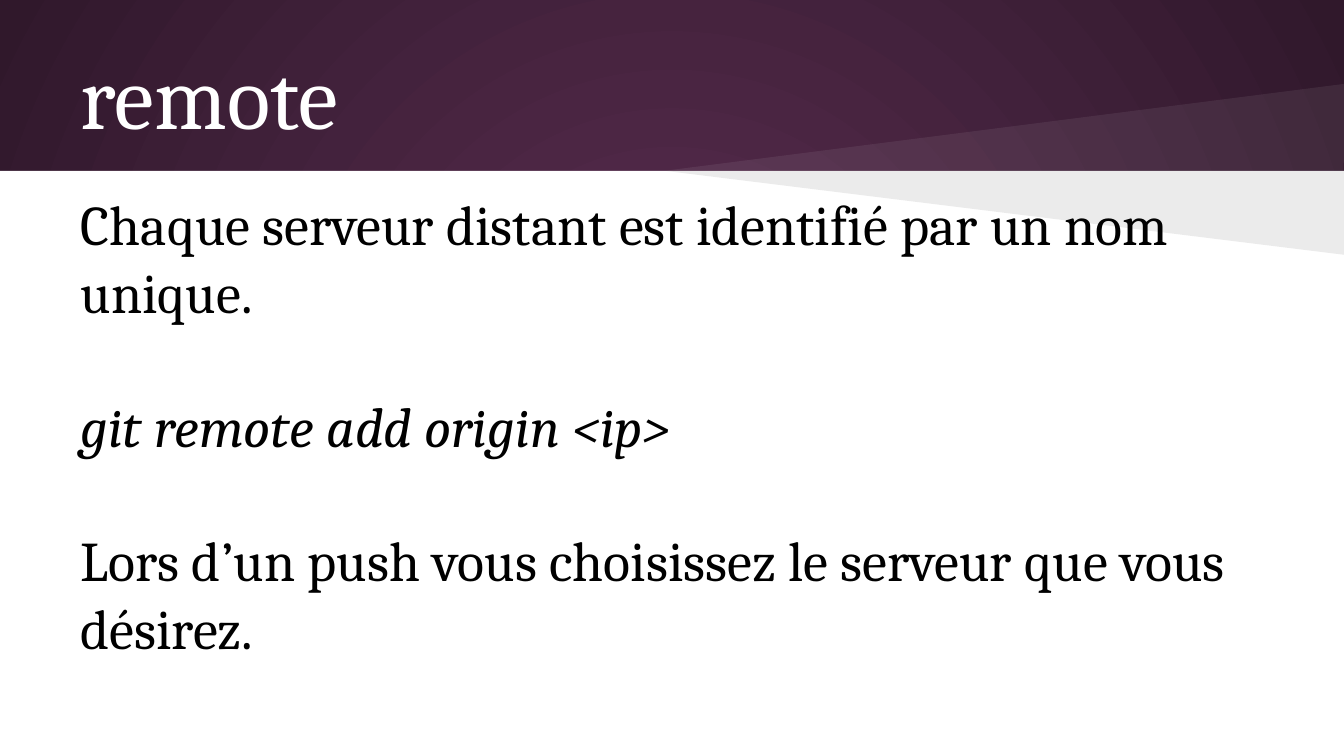
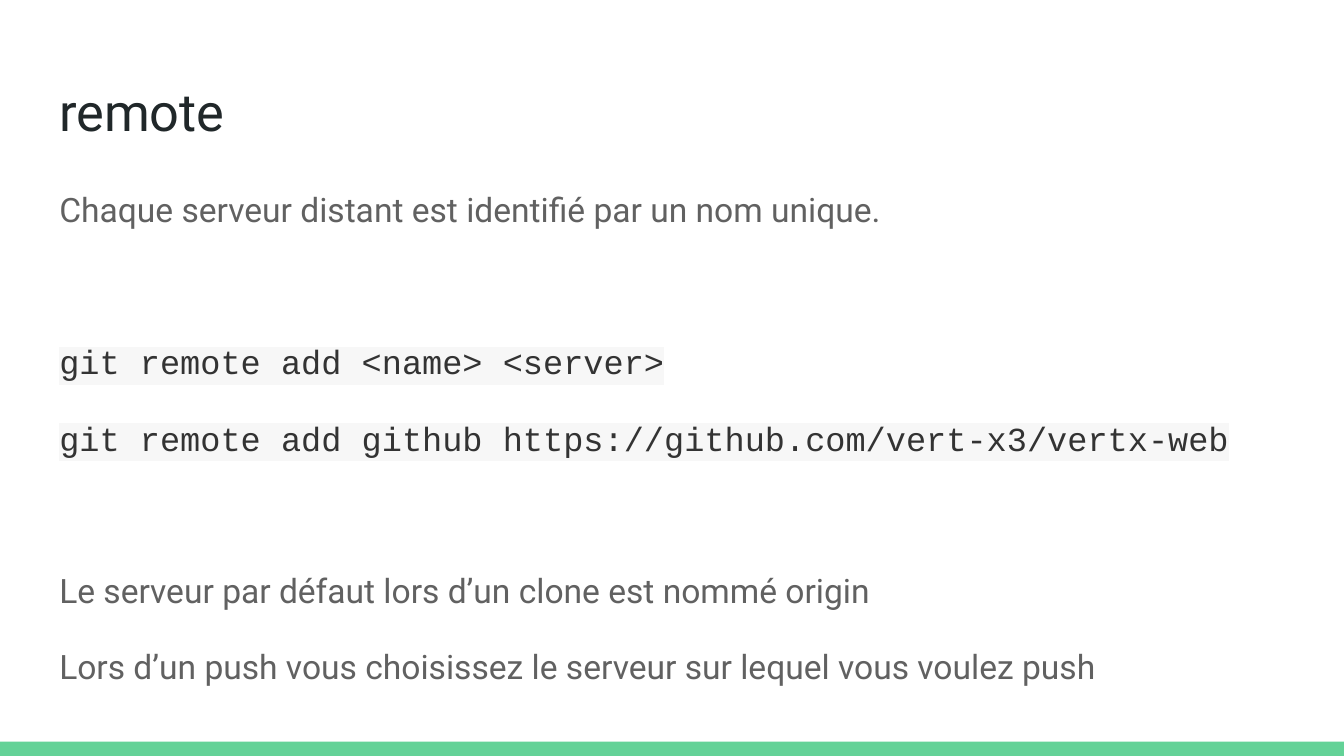
Before and after one commit to olivier-pitton/dant, a slide deck: slide 19 of git/Cours Git.pptx. Drawn at 1344x756 pixels with LibreOffice and Linux fonts; fonts in the diff are those of the drawing. Boxes give left, top, right and bottom in pixels: in the first picture for what was removed or moved away, otherwise in the second. Text is boxed around its words. In the diff, an @@ line names an element or a change of style, - is before the commit and + after.

```diff
--- a/git/Cours Git.pptx
+++ b/git/Cours Git.pptx
@@ background gradient #592D50 to #30182B to #FFFFFF @@
@@ title "remote" moved from (x1=81, y1=78, x2=338, y2=130) to (x1=59, y1=96, x2=224, y2=132) @@
@@ title "remote" at (x1=59, y1=96, x2=224, y2=132): size 48 to 28 pt, font Cambria to Roboto, text colour #FFFFFF to #202729; vertical alignment middle to top @@
@@ freeform shape removed at (x1=665, y1=83, x2=1344, y2=171) @@
@@ rectangle removed at (x1=0, y1=171, x2=1344, y2=755) @@
@@ text "Chaque serveur distant est identifié ..." moved from (x1=81, y1=205, x2=1225, y2=650) to (x1=59, y1=196, x2=1229, y2=686) @@
@@ freeform shape removed at (x1=665, y1=171, x2=1344, y2=254) @@
@@ text at (x1=59, y1=196, x2=880, y2=229): size 30 to 18 pt, font Cambria to Roboto, text colour #000000 to #616161 in "Chaque serveur distant est identifié par un ..."; line spacing 1 to 1.15; more space between paragraphs @@
@@ text at (x1=59, y1=350, x2=1229, y2=686): text changed; size 30 to 18 pt; font Cambria to Roboto; text colour #000000 to #616161 @@
-git remote add origin <ip>
-Lors d’un push vous choisissez le serveur que vous désirez.
+git remote add <name> <server>
+git remote add github https://github.com/vert-x3/vertx-web
+Le serveur par défaut lors d’un clone est nommé origin
+Lors d’un push vous choisissez le serveur sur lequel vous voulez push
@@ rectangle added at (x1=0, y1=742, x2=1344, y2=756), fill #63D297 @@
```
Also in this commit, not shown: 33 other slides changed, 4 slides removed, 1 other file.
